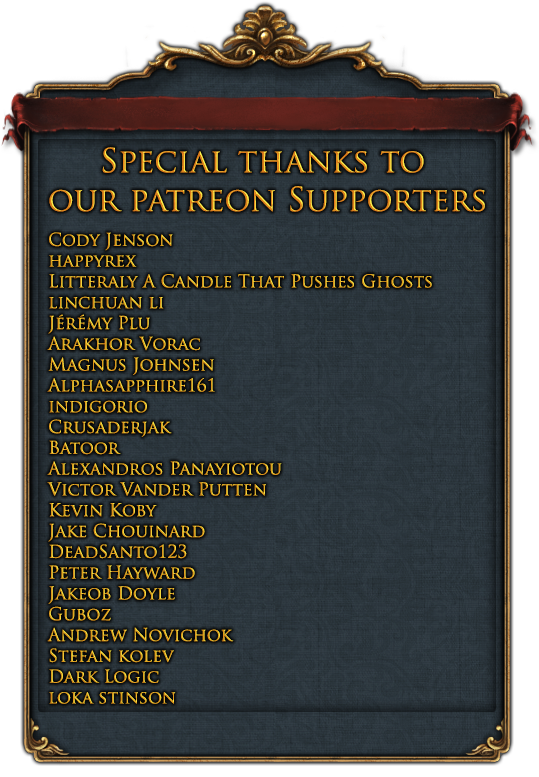
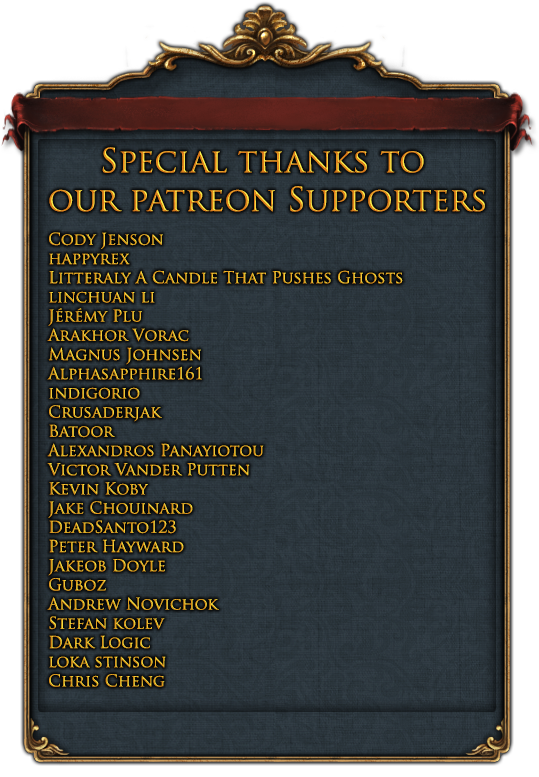
Before/after of a 539 × 777 layered artwork. What changed in the layer stack:
painted on "Supporters" over [47, 232, 432, 704]
